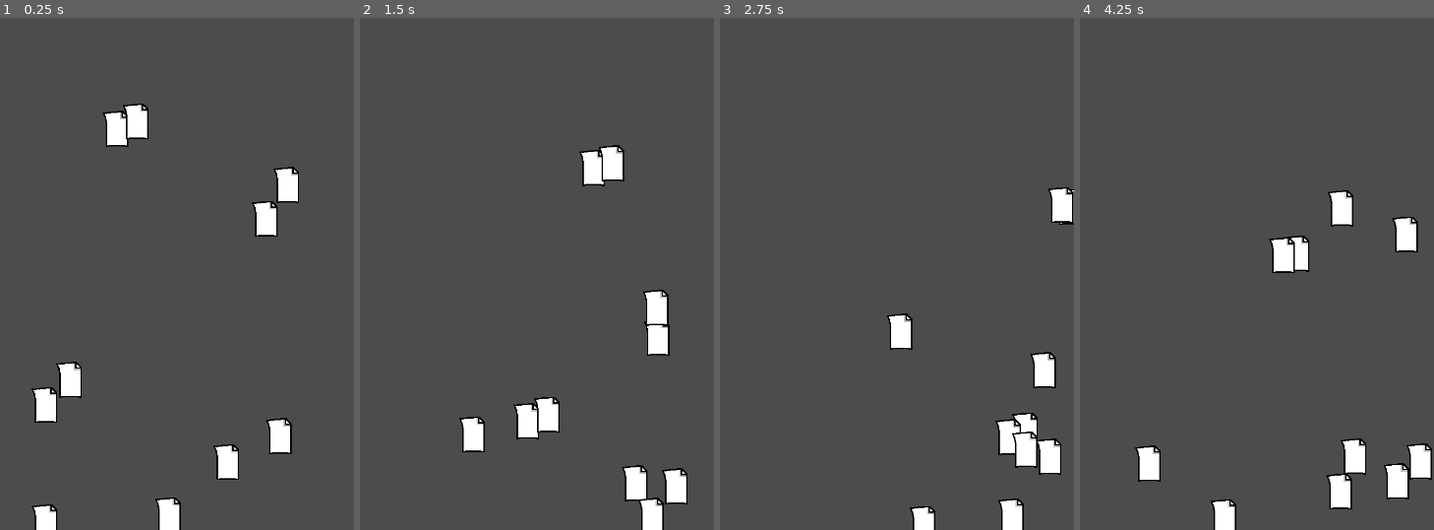
Above: before the commit, frames 1-4 (left to right).
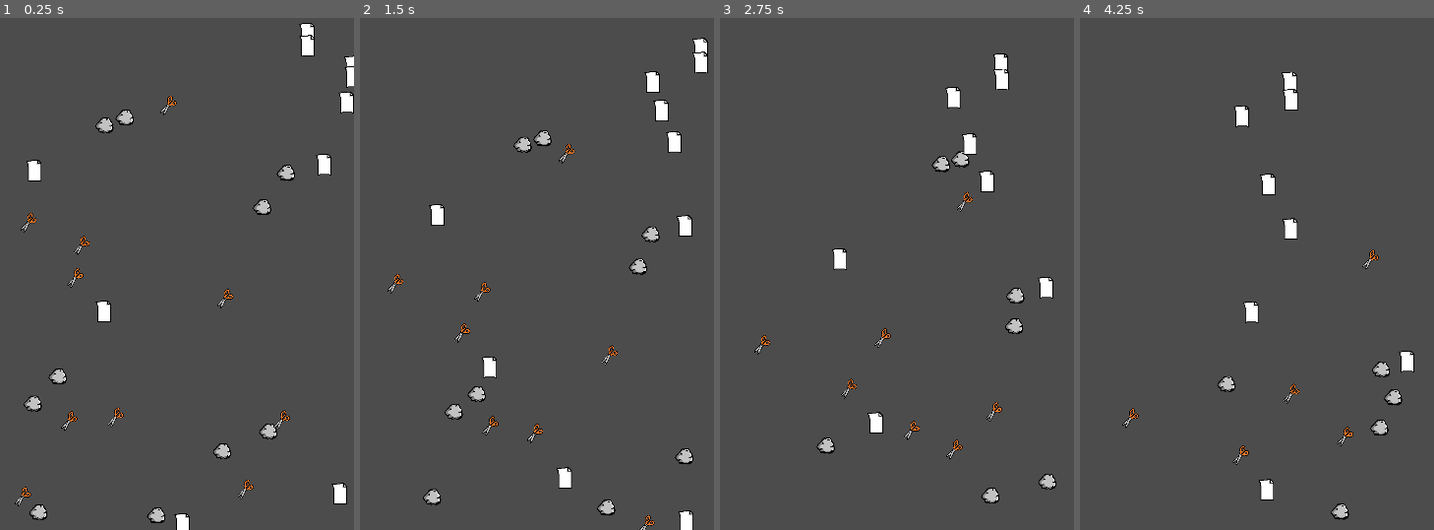
Above: after the commit, the same moments.

Repository: Earthsnake12/PiedraPapelTijera
Game: Godot game, scene res://main/main.tscn
The game is run twice, just before and just after one commit, with the same random seed, the same clock (stepped at 60 frames per second) and the same inputs.
Inputs:
- Up to frame 1 (0.25 s): no input
- Up to frame 2 (1.5 s): no input
- Up to frame 3 (2.75 s): no input
- Up to frame 4 (4.25 s): no input

The runs differ from the first frame. In frame 1, 6.3% of the frame differs, in the area x 4-100%, y 0-100%; in frame 2, 7.1%, in the area x 7-99%, y 3-100%; in frame 3, 5.9%; in frame 4, 6.2%.

Commit message:
Agregado aparicion de 30 elementos. y desaparicion al colicionar

Diff:
--- a/elemento/Elemento.gd
+++ b/elemento/Elemento.gd
@@ -3,6 +3,7 @@
 export var speed = 100 # Para manejar la velocidad desde afuera
 var screen_size #Tomo el tamaño de la pantalla
 var velocity #Para guardar la velocidad
+var tipo
 
 # Es llamado cuando se instancia el objeto
 func _ready():
@@ -27,3 +28,16 @@
 	if position.y < 0 or position.y >  screen_size.y:
 		velocity.y *= -1
 		position.y += velocity.y * delta
+
+
+func setTipo(var eleccion_tipo):
+	tipo = eleccion_tipo
+	$AnimatedSprite.animation = tipo
+
+func getTipo():
+	return tipo
+
+
+func _on_Elemento_area_entered(area):
+		if (tipo == "piedra" and area.getTipo() == "papel") or (tipo == "papel" and area.getTipo() == "tijera") or (tipo == "tijera" and area.getTipo() == "piedra"):
+			queue_free()
--- a/elemento/Elemento.tscn
+++ b/elemento/Elemento.tscn
@@ -27,11 +27,12 @@
 radius = 28.2843
 
 [node name="Elemento" type="Area2D"]
-scale = Vector2( 0.5, 0.5 )
+scale = Vector2( 0.3, 0.3 )
 script = ExtResource( 1 )
 __meta__ = {
 "_edit_group_": true
 }
+speed = 50
 
 [node name="AnimatedSprite" type="AnimatedSprite" parent="."]
 frames = SubResource( 2 )
@@ -45,3 +46,5 @@
 __meta__ = {
 "_edit_group_": true
 }
+
+[connection signal="area_entered" from="." to="." method="_on_Elemento_area_entered"]
--- a/Node.gd
+++ b/main/main.gd
@@ -5,9 +5,19 @@
 # Called when the node enters the scene tree for the first time.
 func _ready():
 	randomize()
-	for i in 10:
+
+	for i in 30:
 		var elemento = elemento_scene.instance()
+
+		if i < 10:
+			elemento.setTipo("piedra")
+		elif i < 20:
+			elemento.setTipo("papel")
+		else:
+			elemento.setTipo("tijera")
+
 		add_child(elemento)
+
 
 
 # Called every frame. 'delta' is the elapsed time since the previous frame.
--- a/main/main.tscn
+++ b/main/main.tscn
@@ -1,6 +1,6 @@
 [gd_scene load_steps=3 format=2]
 
-[ext_resource path="res://Node.gd" type="Script" id=1]
+[ext_resource path="res://main/main.gd" type="Script" id=1]
 [ext_resource path="res://elemento/Elemento.tscn" type="PackedScene" id=2]
 
 [node name="main" type="Node"]
